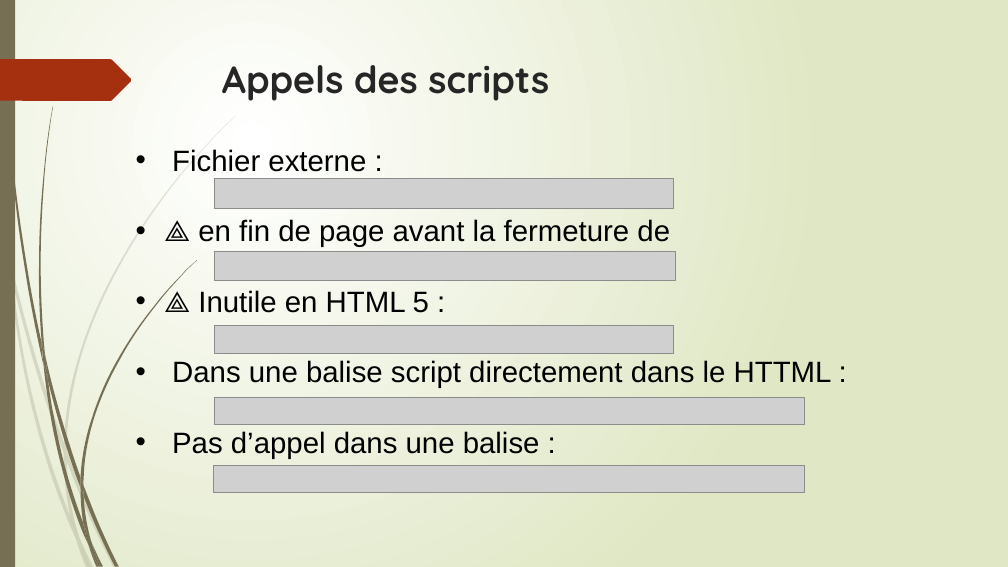
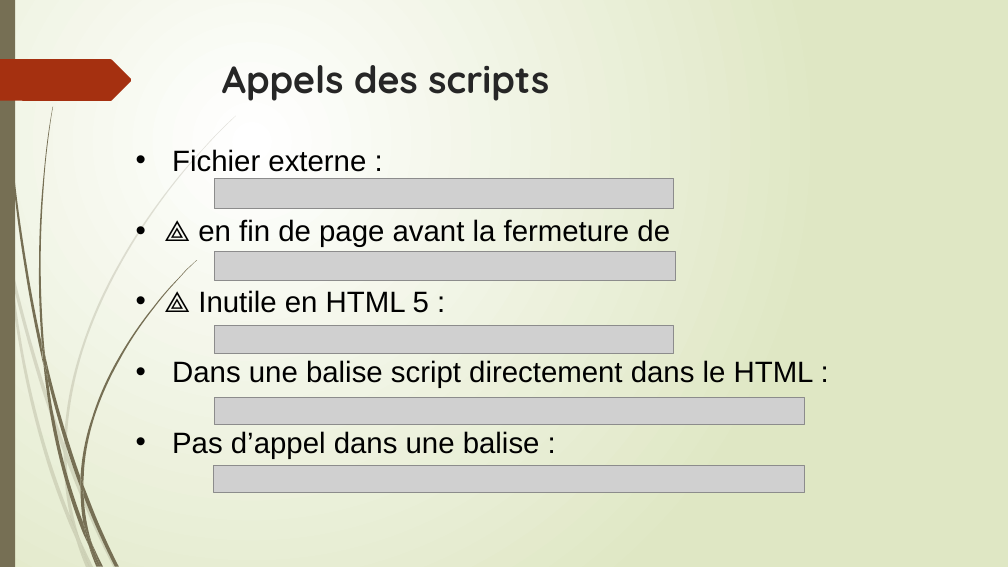
Before and after one commit to AFPA1701871/DWWM20, a slide deck: slide 5 of 06 - Web Dynamique/01 - Javascript/03 - Présentation Javascript.pptx. Drawn at 1008x567 pixels with LibreOffice and Linux fonts; fonts in the diff are those of the drawing; grey boxes stand for pictures. Boxes give left, top, right and bottom in pixels: in the first picture for what was removed or moved away, otherwise in the second. Text is boxed around its words. In the diff, an @@ line names an element or a change of style, - is before the commit and + after.

```diff
--- a/06 - Web Dynamique/01 - Javascript/03 - Présentation Javascript.pptx
+++ b/06 - Web Dynamique/01 - Javascript/03 - Présentation Javascript.pptx
@@ text at bbox=[172, 360, 814, 388]: text changed @@
-• Dans une balise script directement dans le HTTML :
+• Dans une balise script directement dans le HTML :
```
Also in this commit, not shown: 7 other files.
